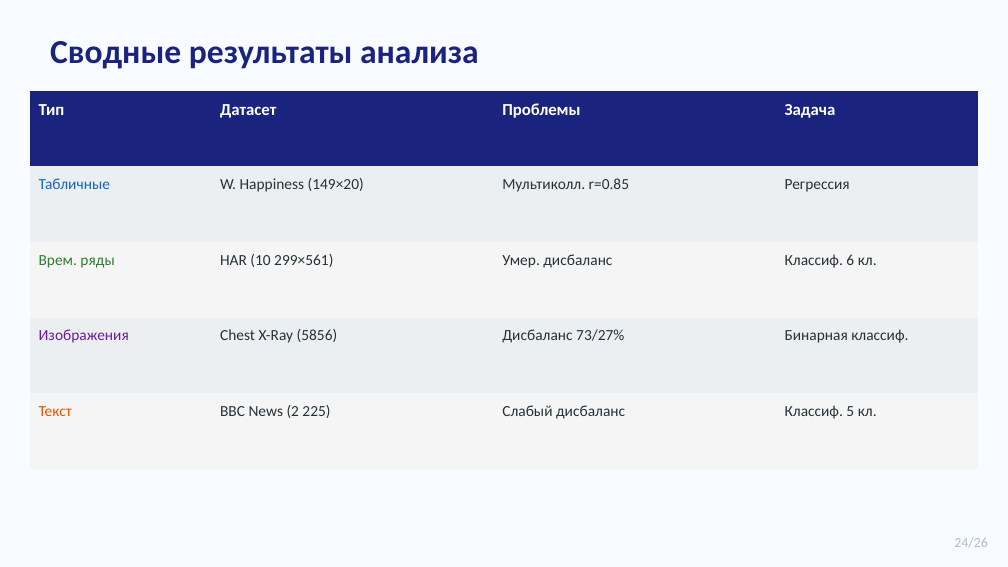
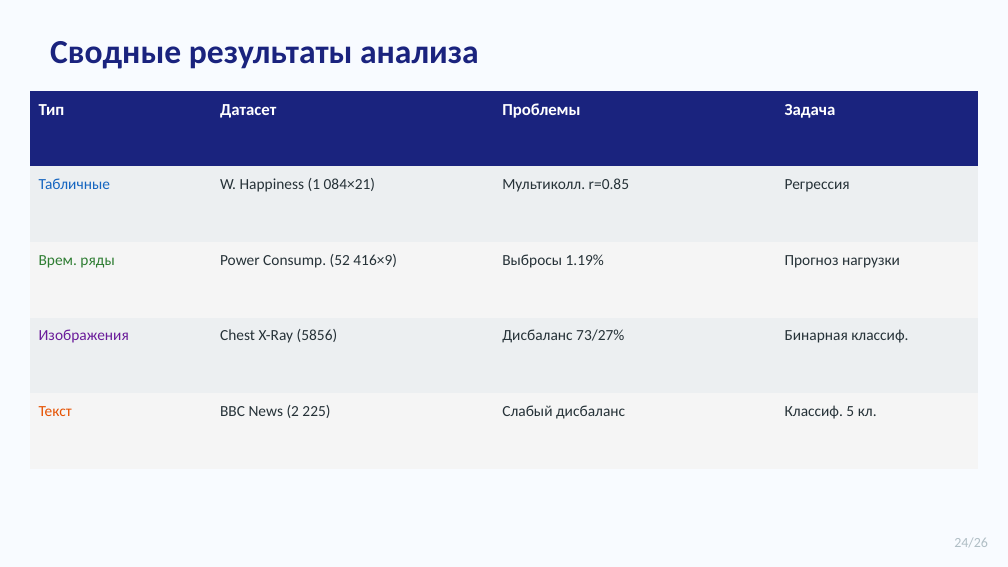
Before and after one commit to ERICSON535/coursework-data-analysis, a slide deck: slide 29 of Prezentaciya_Uryashev_ET103.pptx (slide 24 before the commit). Drawn at 1008x567 pixels with LibreOffice and Linux fonts; fonts in the diff are those of the drawing. Boxes give left, top, right and bottom in pixels: in the first picture for what was removed or moved away, otherwise in the second. Text is boxed around its words. In the diff, an @@ line names an element or a change of style, - is before the commit and + after.

```diff
--- a/Prezentaciya_Uryashev_ET103.pptx
+++ b/Prezentaciya_Uryashev_ET103.pptx
@@ table at box(30, 91, 978, 423) @@
-row 2, column 2: W. Happiness (149×20)
+row 2, column 2: W. Happiness (1 084×21)
-row 3: Врем. ряды | HAR (10 299×561) | Умер. дисбаланс | Классиф. 6 кл.
+row 3: Врем. ряды | Power Consump. (52 416×9) | Выбросы 1.19% | Прогноз нагрузки
```
Also in this commit, not shown: 9 other slides changed, 5 slides added, 3 other files.
